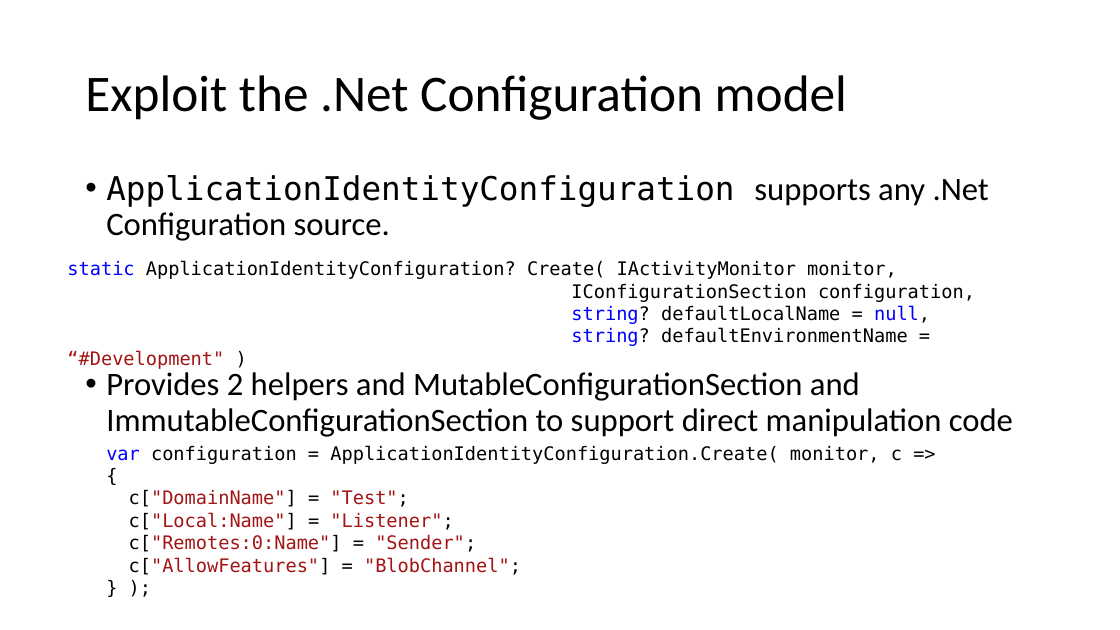
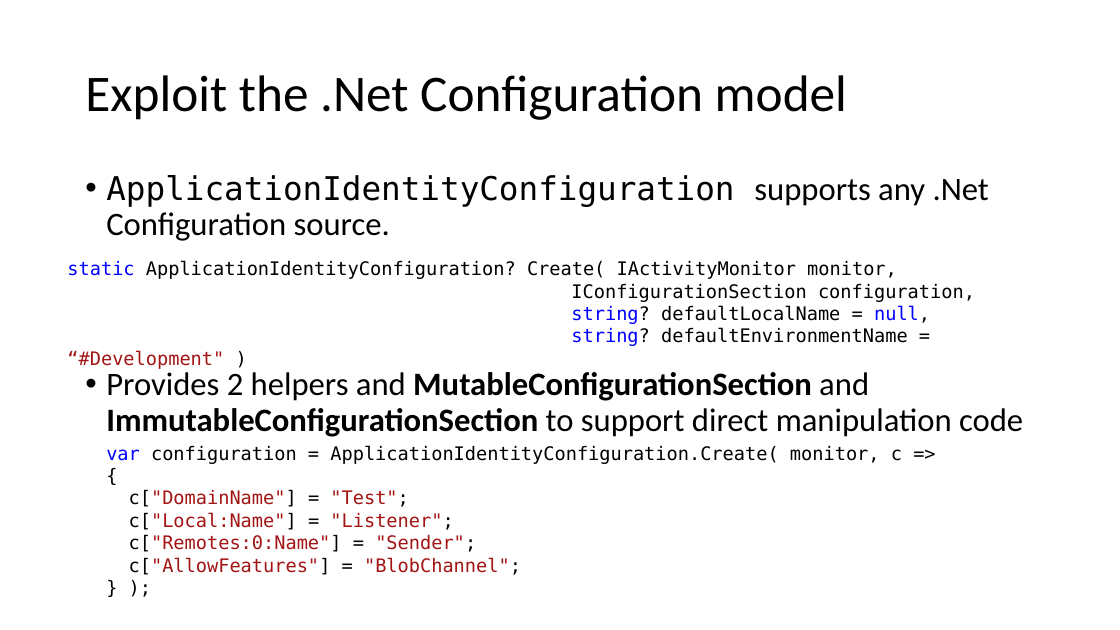
Before and after one commit to signature-opensource/CK-AppIdentity-Transport, a slide deck: slide 24 of Doc/CK-AppIdentity.pptx (slide 22 before the commit). Drawn at 1120x630 pixels with LibreOffice and Linux fonts; fonts in the diff are those of the drawing. Boxes give left, top, right and bottom in pixels: in the first picture for what was removed or moved away, otherwise in the second. Text is boxed around its words. In the diff, an @@ line names an element or a change of style, - is before the commit and + after.

Commit message:
WIP. Removed "Domain". Model should be a simpler Composite...
A Remotes should be IRemote[].
IRemote should have 2 specialisations:
- The IRemoteDomain
- The IRemoteParty

Composite should be handled at Configuration level (parallel
model).

```diff
--- a/Doc/CK-AppIdentity.pptx
+++ b/Doc/CK-AppIdentity.pptx
@@ text at box(106, 372, 1023, 437): bold on in "MutableConfigurationSection ImmutableConfigurationSection" @@
```
Also in this commit, not shown: 7 other slides changed, 9 slides added, 1 slide removed, 33 other files.
